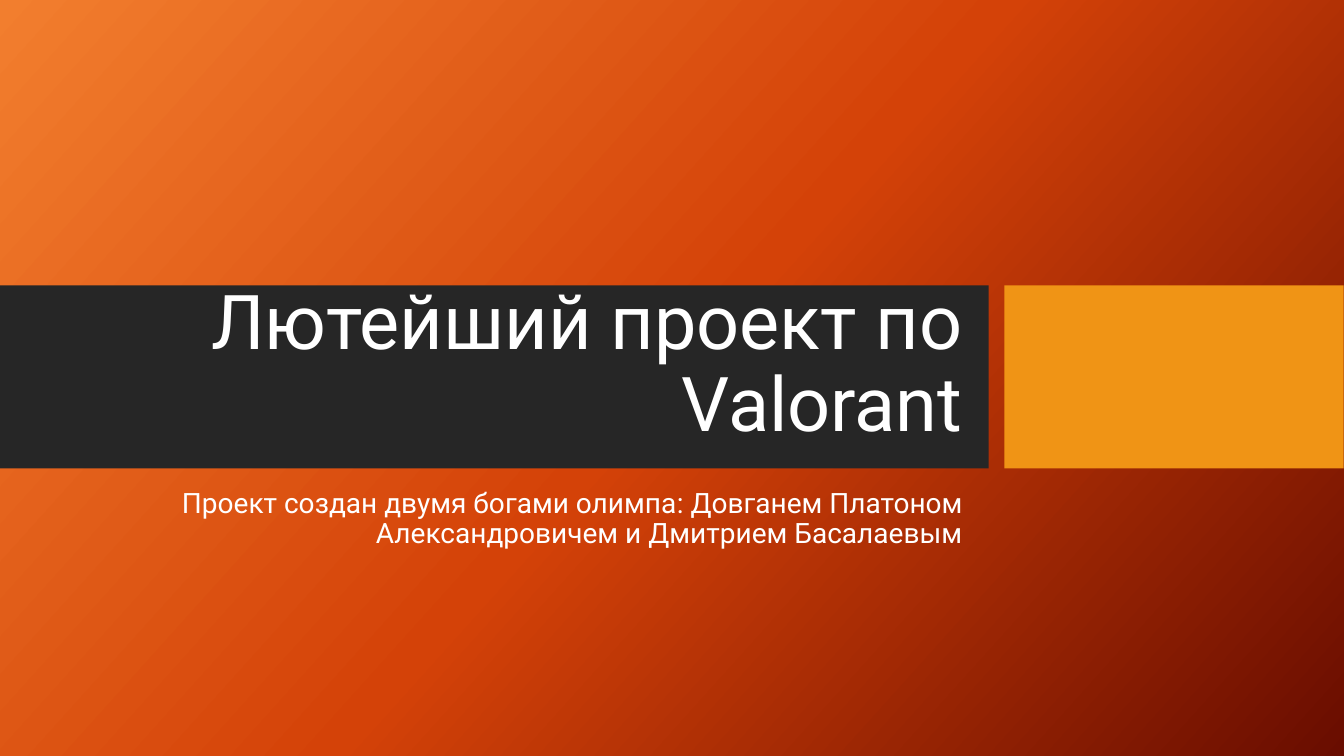
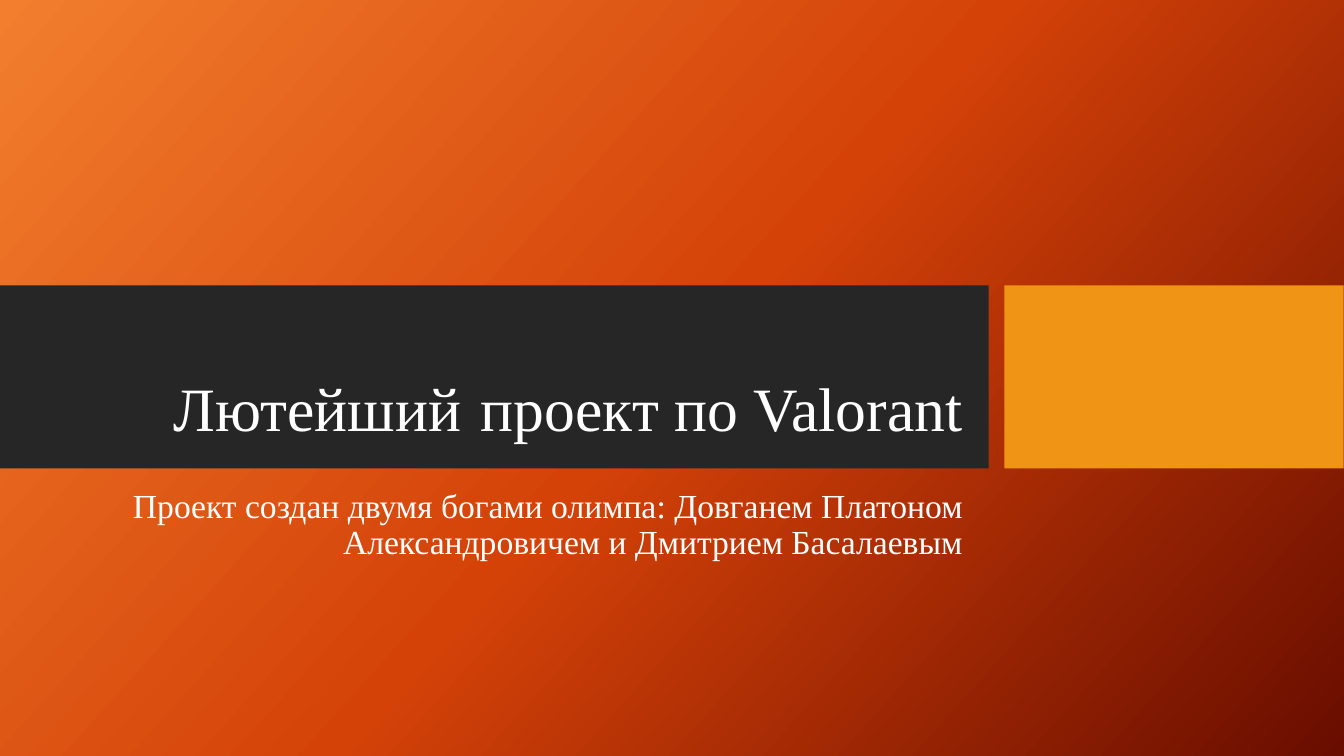
Before and after one commit to platonoid/tg_botan, a slide deck: slide 1 of Стас спасибо за детство.pptx. Drawn at 1344x756 pixels with LibreOffice and Linux fonts; fonts in the diff are those of the drawing; background and template pictures are left out. Boxes give left, top, right and bottom in pixels: in the first picture for what was removed or moved away, otherwise in the second. Text is boxed around its words. In the diff, an @@ line names an element or a change of style, - is before the commit and + after.

```diff
--- a/Стас спасибо за детство.pptx
+++ b/Стас спасибо за детство.pptx
@@ title "Лютейший проект по Valorant" at [174, 388, 962, 442]: size 54 to 44 pt, font Roboto to Times New Roman @@
@@ subtitle "Проект создан двумя богами олимпа: ..." at [133, 494, 963, 561]: size 20 to 24 pt, font Roboto to Times New Roman @@
```
Also in this commit, not shown: 3 other slides changed, 1 slide added.
